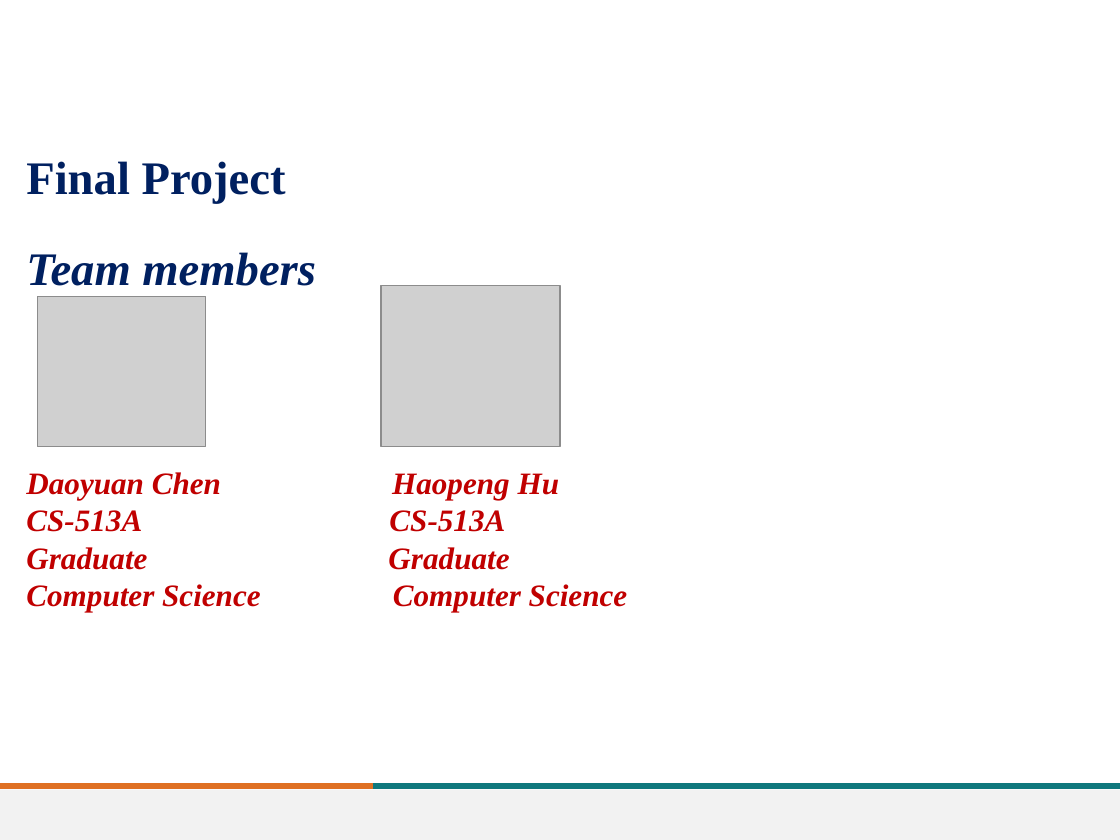
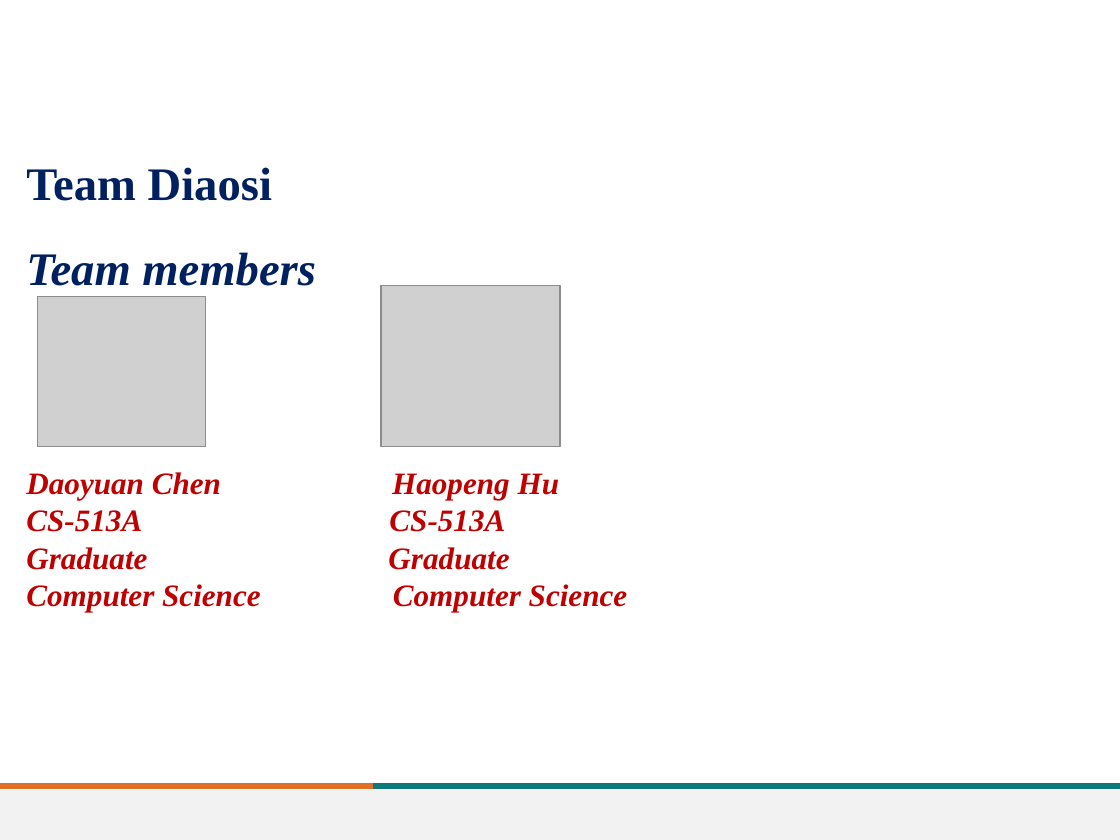
Before and after one commit to BIGBOSS-FOX/CS-513-Final-Project-Job-Termination-Classification, a slide deck: slide 1 of Final_Project DaoyuanChen_ HaopengHU.pptx. Drawn at 1120x840 pixels with LibreOffice and Linux fonts; fonts in the diff are those of the drawing; grey boxes stand for pictures; background and template pictures are left out. Boxes give left, top, right and bottom in pixels: in the first picture for what was removed or moved away, otherwise in the second. Text is boxed around its words. In the diff, an @@ line names an element or a change of style, - is before the commit and + after.

```diff
--- a/Final_Project DaoyuanChen_ HaopengHU.pptx
+++ b/Final_Project DaoyuanChen_ HaopengHU.pptx
@@ text at (x1=26, y1=167, x2=272, y2=201): text changed @@
-Final Project
+Team Diaosi
```
Also in this commit, not shown: 16 other slides changed, 2 slides added, 1 other file.
